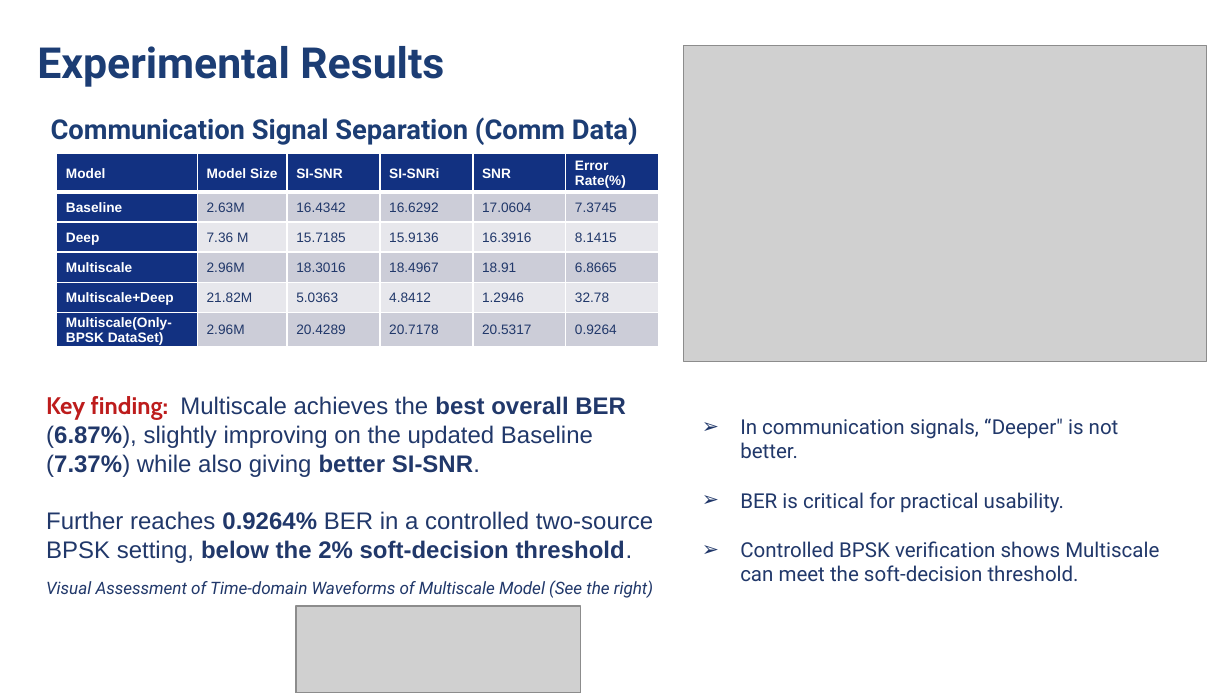
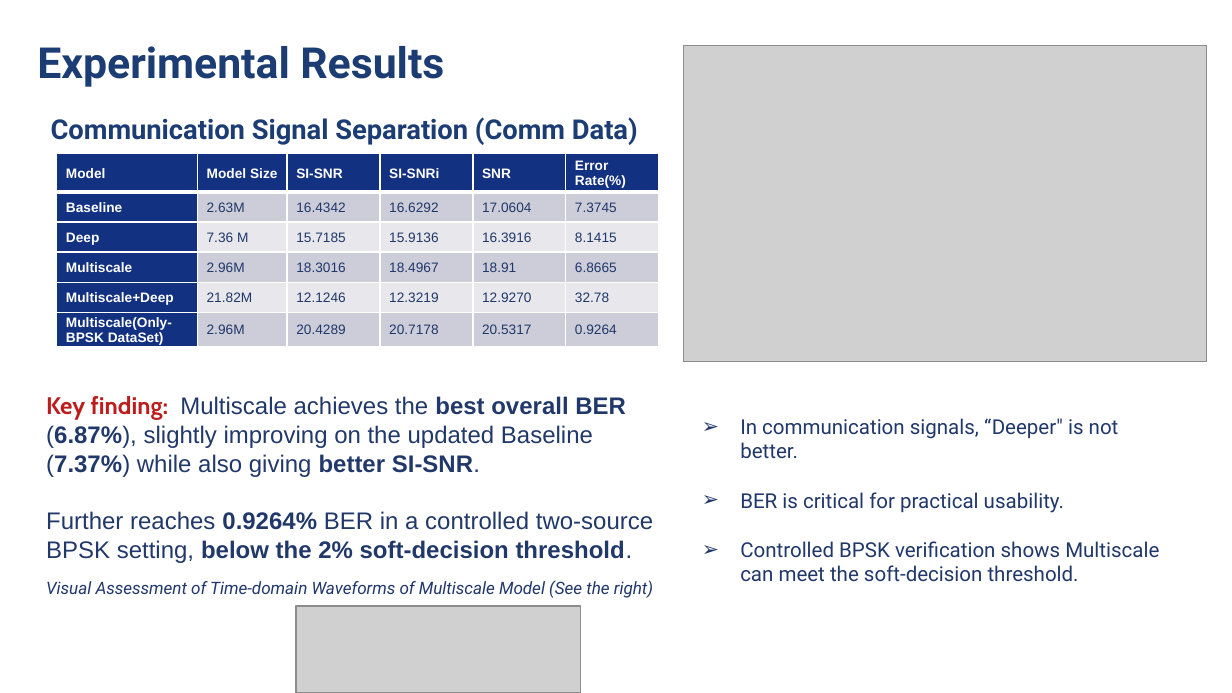
Before and after one commit to Keeper0824/Research-on-Blind-Source-Separation-Based-on-Time-Domain-Masking, a slide deck: slide 11 of Documents/Sun Haoran_2022213462_FinalViva.pptx. Drawn at 1232x693 pixels with LibreOffice and Linux fonts; fonts in the diff are those of the drawing; grey boxes stand for pictures; background and template pictures are left out. Boxes give left, top, right and bottom in pixels: in the first picture for what was removed or moved away, otherwise in the second. Text is boxed around its words. In the diff, an @@ line names an element or a change of style, - is before the commit and + after.

```diff
--- a/Documents/Sun Haoran_2022213462_FinalViva.pptx
+++ b/Documents/Sun Haoran_2022213462_FinalViva.pptx
@@ table at [57, 153, 657, 349] @@
-row 5: Multiscale+Deep | 21.82M | 5.0363 | 4.8412 | 1.2946 | 32.78
+row 5: Multiscale+Deep | 21.82M | 12.1246 | 12.3219 | 12.9270 | 32.78
```
Also in this commit, not shown: 1 other slide changed, 31 other files.
